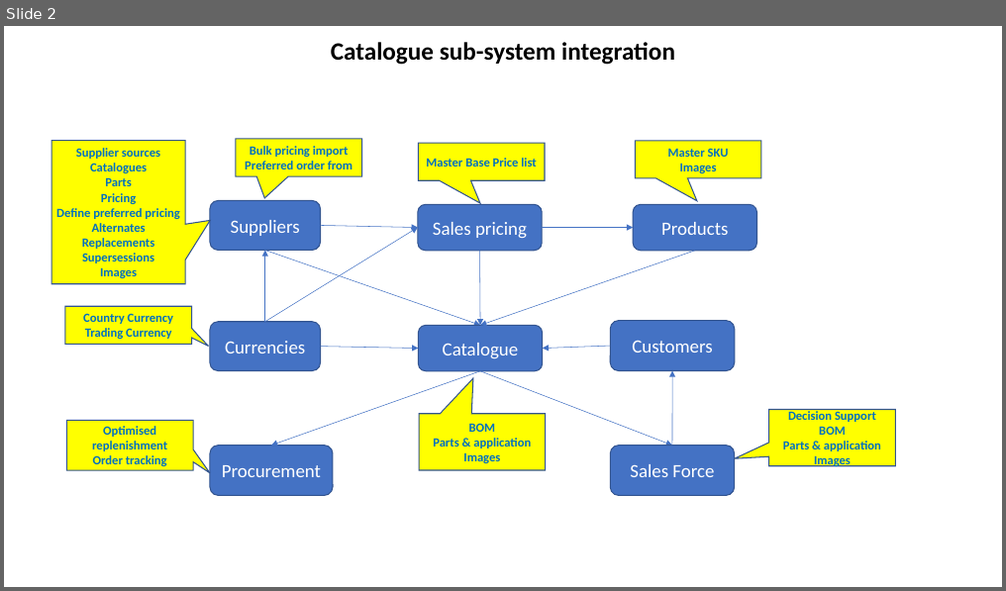
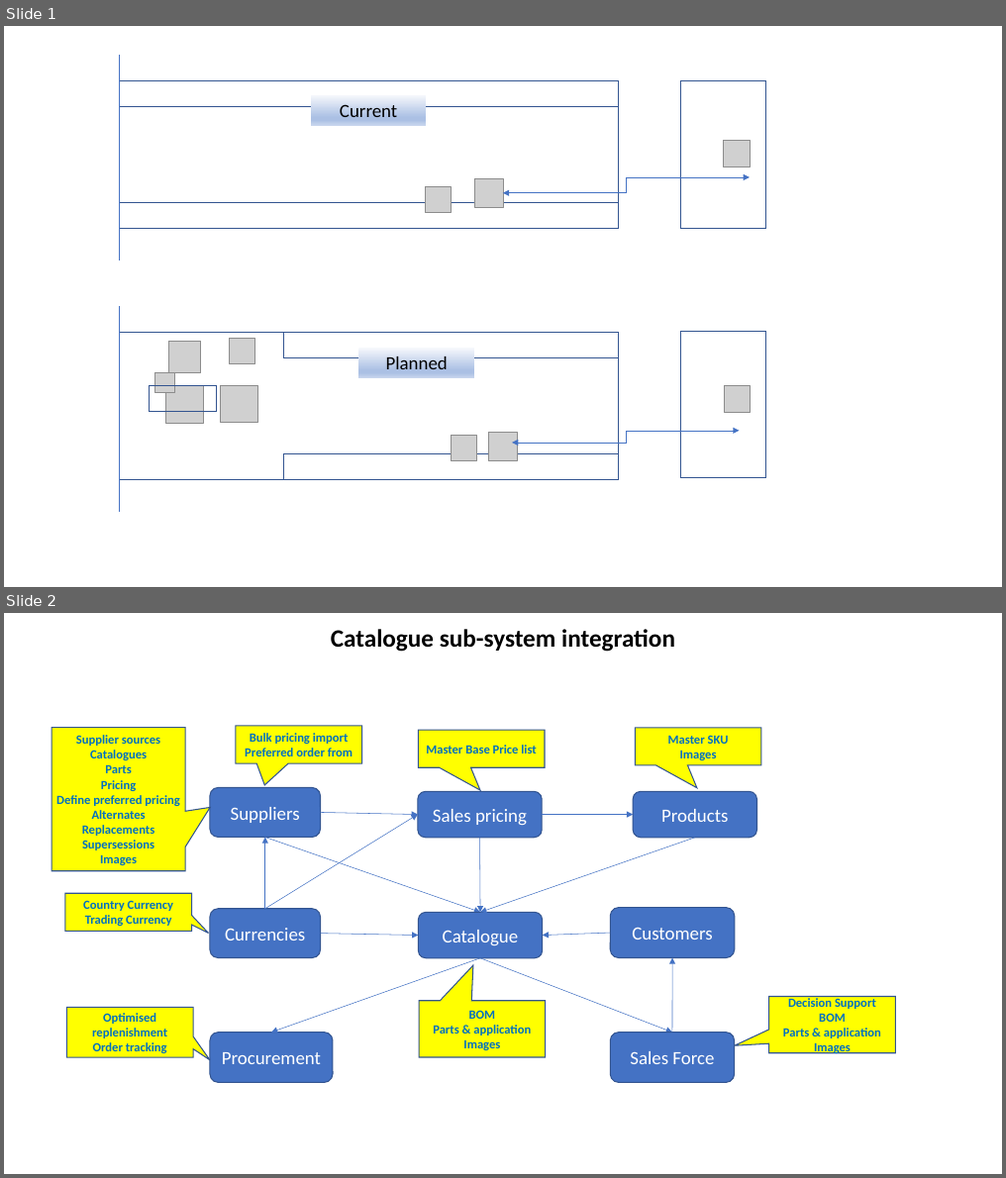
Before and after one commit to JacovdW/ep, a slide deck: Documentation/MasterDiagramV1.pptx. Shown one above the other, each under a label of ours: slide 2 before the commit, slides 1 and 2 after it. The pictures are 1006x591 and 1006x1178 pixels, drawn with LibreOffice and Linux fonts; fonts in the diff are those of the drawing; grey boxes stand for pictures. Boxes give left, top, right and bottom in pixels: in the first picture for what was removed or moved away, otherwise in the second. Text is boxed around its words. In the diff, an @@ line names an element or a change of style, - is before the commit and + after.

```diff
--- a/Documentation/MasterDiagramV1.pptx
+++ b/Documentation/MasterDiagramV1.pptx
@@ slide 1 added at [4,26,1002,587], background #FFFFFF @@
@@ line added from (119, 55) to (119, 261), #4472C4 0.5 pt @@
@@ rectangle added at [119,80,619,228], outline #325491 1 pt @@
@@ rectangle added at [119,80,619,106], outline #325491 1 pt @@
@@ rectangle added at [681,80,766,228], outline #325491 1 pt @@
@@ rectangle added at [311,95,426,125], fill gradient #F6F8FC to #ABC0E4 to #C7D5ED, 18 pt, text #000000 @@
+Current
@@ picture added at [724,141,749,167] @@
@@ rectangle added at [119,202,619,228], outline #325491 1 pt @@
@@ picture added at [425,187,450,212] @@
@@ picture added at [474,178,503,207] @@
@@ elbow double arrow added from (503, 193) to (749, 177), #4472C4 0.5 pt @@
@@ line added from (119, 307) to (119, 512), #4472C4 0.5 pt @@
@@ rectangle added at [119,333,619,480], outline #325491 1 pt @@
@@ picture added at [168,341,201,373] @@
@@ picture added at [230,338,254,364] @@
@@ rectangle added at [284,333,619,359], outline #325491 1 pt @@
@@ rectangle added at [358,348,474,377], fill gradient #F6F8FC to #ABC0E4 to #C7D5ED, 18 pt, text #000000 @@
+Planned
@@ rectangle added at [681,332,766,478], outline #325491 1 pt @@
@@ picture added at [154,372,174,393] @@
@@ rectangle added at [150,386,217,411], outline #325491 1 pt @@
@@ picture added at [166,386,204,424] @@
@@ picture added at [221,386,257,422] @@
@@ picture added at [724,386,750,412] @@
@@ picture added at [450,436,476,461] @@
@@ picture added at [488,433,517,461] @@
@@ elbow double arrow added from (512, 443) to (740, 431), #4472C4 0.5 pt @@
@@ rectangle added at [284,455,619,479], outline #325491 1 pt @@
```
Also in this commit, not shown: 1 slide removed, 3 other files.
